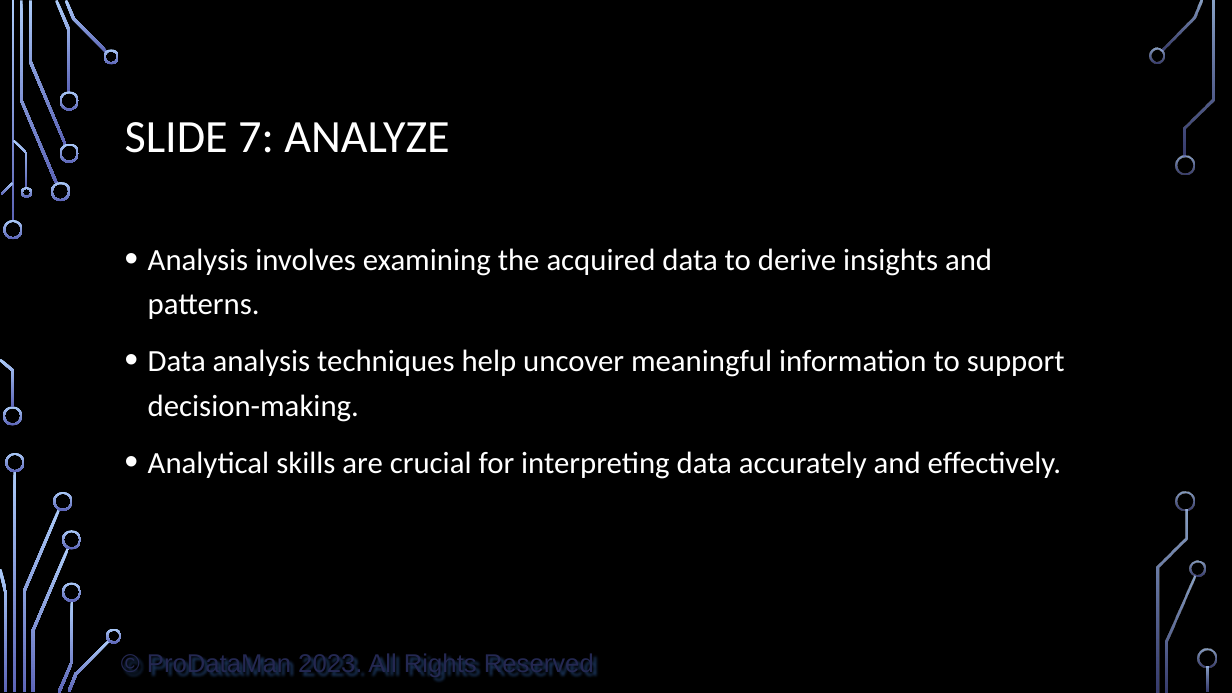
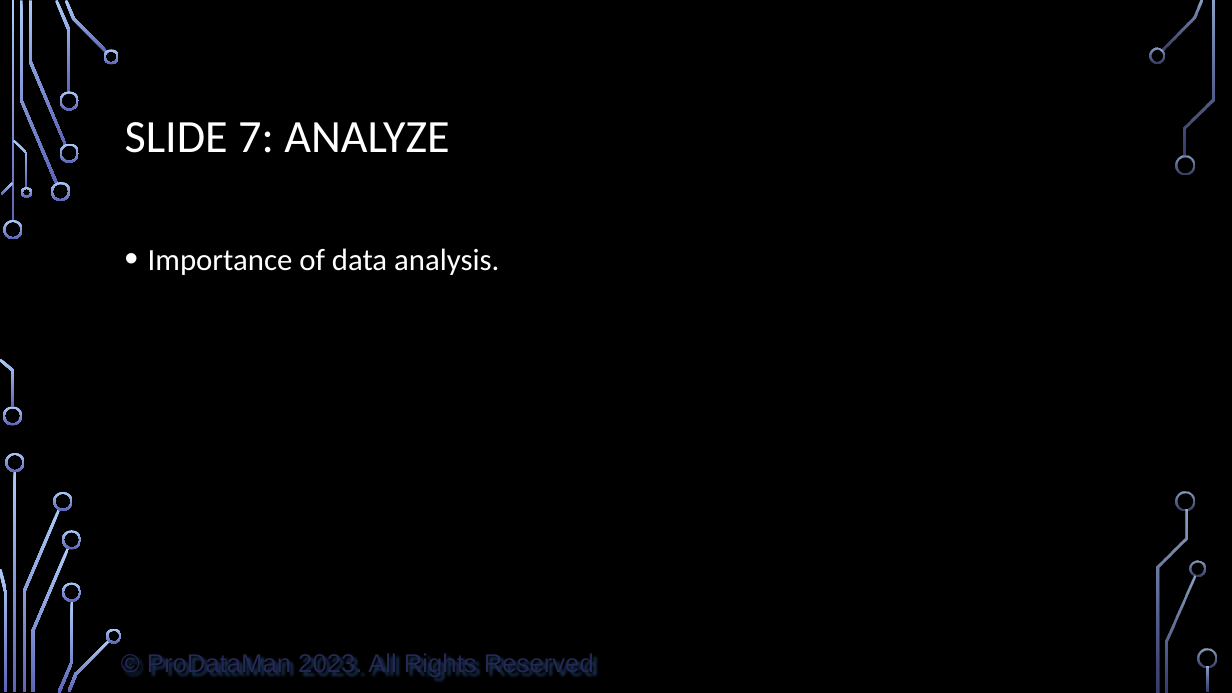
Before and after one commit to ProDataMan/Data-Literacy, a slide deck: slide 8 of Chapter09.pptx. Drawn at 1232x693 pixels with LibreOffice and Linux fonts; fonts in the diff are those of the drawing; background and template pictures are left out. Boxes give left, top, right and bottom in pixels: in the first picture for what was removed or moved away, otherwise in the second. Text is boxed around its words. In the diff, an @@ line names an element or a change of style, - is before the commit and + after.

```diff
--- a/Chapter09.pptx
+++ b/Chapter09.pptx
@@ text at (x1=148, y1=248, x2=499, y2=275): text changed @@
-• Analysis involves examining the acquired data to derive insights and patterns.
-• Data analysis techniques help uncover meaningful information to support decision-making.
-• Analytical skills are crucial for interpreting data accurately and effectively.
+• Importance of data analysis.
```
Also in this commit, not shown: 12 other slides changed, 1 other file.
